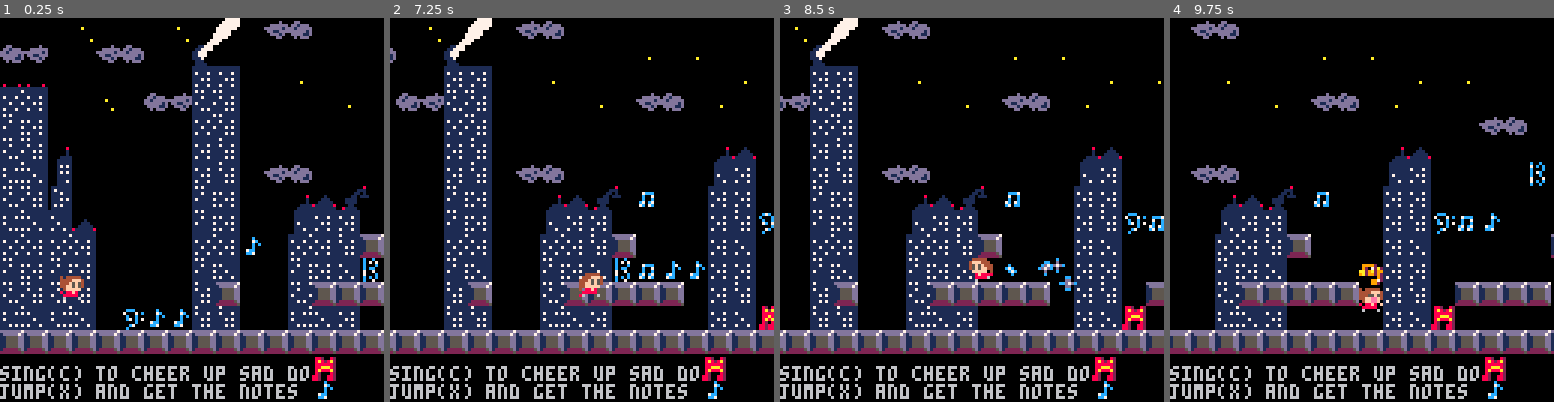
Above: before the commit, frames 1-4 (left to right).
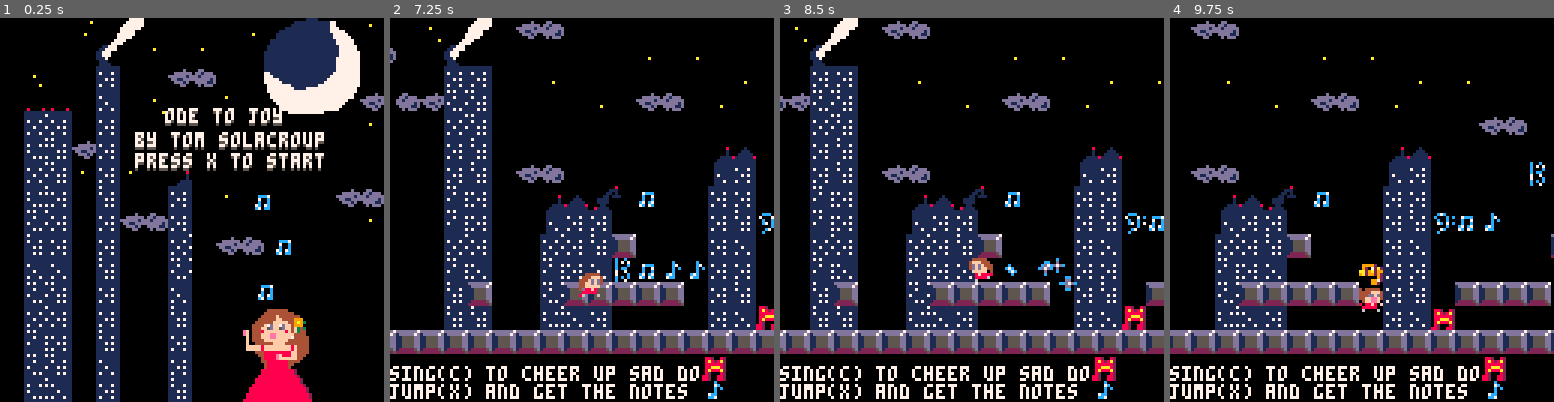
Above: after the commit, the same moments.

Repository: FIXMESTEVE/Ode-to-joy
Game: PICO-8 cartridge odetojoy.p8
The game is run twice, just before and just after one commit, with the same random seed, the same clock (stepped at 60 frames per second) and the same inputs.
Inputs:
- Up to frame 1 (0.25 s): no input
- Up to frame 2 (7.25 s): tap X (X key) at 0.33, 1.07, 1.85, 2.97, 4.08, 5.2, 6.32 s; tap O (Z key) at 0.7, 1.7, 2.1, 2.5, 2.9, 3.3, 3.7, 4.1, 4.5, 4.9, 5.3, 5.7, 6.1, 6.5, 6.9 s; hold Right 1.6-2.1 s; hold Up 2.15-2.42 s; hold Right 2.47-3.03 s; hold Left 3.08-3.58 s; hold Right 4.02-4.68 s; hold Up 4.73-5.03 s; hold Left 5.08-5.68 s; hold Right 6.08-6.58 s; hold Right 6.63-7.13 s; hold Up from 7.18 s (still down)
- Up to frame 3 (8.5 s): tap O (Z key) at 7.3, 7.7, 8.1 s; tap X (X key) at 7.43 s; release Up at 7.45 s; hold Right 7.5-8.07 s; hold Left from 8.12 s (still down)
- Up to frame 4 (9.75 s): tap O (Z key) every 0.4 s from 8.5 to 9.7 s; tap X (X key) at 8.55, 9.67 s; release Left at 8.62 s; hold Right 9.05-9.72 s

The runs differ from the first frame. In frame 1, 55% of the frame differs, in the area x 0-100%, y 0-100%; in frame 2, 2.6%; in frame 3, 2.4%; in frame 4, 2.7%.

Commit message:
added a titlescreen

Diff:
--- a/odetojoy.p8
+++ b/odetojoy.p8
@@ -13,6 +12,32 @@
 --thank you johannes richter
 
 function _init()
+	notex = 85
+
+	a = 1
+	b = 20
+	notey = 90--a*sin(notex/b)
+
+
+ notes={}
+ local n1 = {}
+ local n2 = {}
+ local n3 = {}
+ n1.notex = 85
+ n2.notex = 85
+ n3.notex	= 85
+ n1.notey	= 95
+ n2.notey	= 80
+ n3.notey =	65
+ n1.sprite = 29
+ n2.sprite = 45
+ n3.sprite = 29
+
+	add(notes, n1);
+	add(notes, n2);
+	add(notes, n3);
+
+	titlescreen = true
  winmusic=false
  pat=0 --state timer for player
  at=0 --timer for attack
@@ -34,31 +59,71 @@
  objectives=#actors
 end
 
+function draw_titlescr_note(n)
+	spr(029, n.notex, n.notey)
+end
+
+function update_titlescr_note(n)
+	if(n.notey < 0) n.notey = 95
+	n.notey -=1
+	n.notex += a*sin(n.notey/b)
+end
+
 function _draw()
  cls()
- --draw the world ♥
- map(camerax/8,0,camerax-camerax%8,0,17,17)
-
-
-
- foreach(actors, draw_actor)
-
- --draw the player
- drawhud()
- spr(pspr,px,py,1,1,pdir==-1)
-
- --draw the attack
- if(btn(4))spr(musicnotespr, px, py-8, 1, 1, false)
- if(btn(4) and pdir==1) then
-  spr(aspr, px+8, py, 1, 1, false)
- elseif(btn(4) and pdir==-1) then
-  spr(aspr, px-8, py, 1, 1, true)
- end
-
- foreach(ephem, ephem_update)
+
+ if titlescreen==true then
+	 --draw the title screen
+	 map(112,0,0,0,17,17)
+	 l1x=55
+	 l1y=30
+	 l2x=45
+	 l2y=38
+	 l3x=45
+	 l3y=45
+
+
+		print('ode to joy', l1x, l1y+1,5)
+		print('by tom solacroup', l2x, l2y+1,5)
+		print('press x to start', l3x, l3y+1, 5)
+
+		print('ode to joy', l1x, l1y,7)
+		print('by tom solacroup', l2x, l2y,7)
+		print('press x to start', l3x, l3y, 7)
+
+
+	 foreach(notes, draw_titlescr_note)
+	else
+	 --draw the world ♥
+	 map(camerax/8,0,camerax-camerax%8,0,17,17)
+
+
+
+	 foreach(actors, draw_actor)
+
+	 --draw the player
+	 drawhud()
+	 spr(pspr,px,py,1,1,pdir==-1)
+
+	 --draw the attack
+	 if(btn(4))spr(musicnotespr, px, py-8, 1, 1, false)
+	 if(btn(4) and pdir==1) then
+	  spr(aspr, px+8, py, 1, 1, false)
+	 elseif(btn(4) and pdir==-1) then
+	  spr(aspr, px-8, py, 1, 1, true)
+	 end
+
+	 foreach(ephem, ephem_update)
+	end
 end
 
 function _update()
+
+	if(titlescreen == true) then
+		foreach(notes, update_titlescr_note)
+		if(btn(5)) titlescreen = false
+		return 0
+	end
  b0=btn(0)
  b1=btn(1)
  b2=btn(5) or btn(2)
@@ -217,10 +282,10 @@
   spr(45,camerax+128-8*3,128-(8*1),1,1)
   print("jump(x) and get the notes", camerax, 128-(6*1))
  else
-  if(not winmusic) then
-   sfx(8)
-   winmusic=true
-  end
+ 	if(not winmusic) then
+ 		sfx(8)
+ 		winmusic=true
+ 	end
   print("♪ thank you for playing ♥", camerax, 128-(6*2))
  end
 end
@@ -696,165 +761,165 @@
 0000000000000000000000000000000000000000000000000000000000808080808080000000000000000000008080808080800000000000008080808080800000000000000000000000000000000000000000000000000000000000000000000000000000000000000000000000000000000000000000000000000000000000
 0300000000000000000000000000000000000000000000000000000000000000000000000000000000000000000000000000000000000000000000000000000000000000000000000000000000000000000000000000000000000000000000000000000000000000000000000000000000000000000000000000000000000000
 __map__
-0000004c0000004c4748004e4f000000000000000000000000000000000000000000000000000000004a00000000000000000000000000000000000000000000004a00008c8d8e8f4a00000000000000000000000000000000000000000000000000000000000000000000000000000000000000000000000000000000000000
-4f4e81814e4f818157588181818181004a004a000000000000000000004a000000000000000000000000000000004e4f00004e4f4a0000000000004a0000004a00004a009c9d9e9fa04a000000000000000000000000000000000000000000000000000000000000000000000000000000000000000000000000000000000000
-797900000000000068416f004a000000000000004a004a0000000000000000004e4f00004a000000000000447300004a0000004a0000004e4f00004a0000000000000000acadaeafb00000004e4f0000000000000000000000000000000000000000000000000000000000000000000000000000000000000000000000000000
-40416b6c5c6e4f4e6061000000004a004e4f004a00000000000000004a0000000000000000004a4a000000524100000000000000004a00000000000000391d2d2d000000bcbdbdbfc04a000000000000000000000000000000000000000000000000000000000000000000000000000000000000000000000000000000000000
-50517b7c7d7e6e814061818181818181000000000000004e4f000000000000391d1d2d1d000000004e4f0041410000000000000000000000000000001b00001c00000044440000c0c000004e4f000000000000000000000000000000000000000000000000000000000000000000000000000000000000000000000000000000
-6061440505057e006861000000000000000000447300000000000000000000000000000000000000000000416100000000391d00000000001d0000300000000000000051710000000000000000000000000000000000000000000000000000000000000000000000000000000000000000000000000000000000000000000000
-70714205050505057861004e4f0000000000005241000000003c1d2d1d2d0000000000000000000000000051712d000000002d000000001d0000008080800030000000517100004e4f000000004e4f00000000000000000000000000000000000000000000000000000000000000000000000000000000000000000000000000
-6061629b0505058150418181447345461d00004141000000000000000000008080808000000000001d0000414100001a00192d0000002d00001a30000000808080000051710000000000000000000000000000000000000000000000000000000000000000000000000000000000000000000000000000000000000000000000
-7071727300000000505100005241411b0000004161391d2d0000192a30000000001d000000000000000000416100008080800000003c0000008080737300000000000051710000000000000000000000000000000000000000000000000000000000000000000000000000000000000000000000000000000000000000000000
-404140410000000040512d00404161800000005171000000000080808080000000301c000000001919300051718000000000000000000000800000517100447300000051710000000000000000000000000000000000000000000000000000000000000000000000000000000000000000000000000000000000000000000000
-5051505100000000507100005051713c1d2d2d41410019000000000000000000008080800000008080800041410000000000000000301980000000517100524100000051710000000000000000000000000000000000000000000000000000000000000000000000000000000000000000000000000000000000000000000000
-606160616b6c6d0061808100608080808080004161008080808000000000000000000000000000000000804180003c1d1d1d2d0080808000000000517100517100000051710000000000000000000000000000000000000000000000000000000000000000000000000000000000000000000000000000000000000000000000
-707170717b392d2d616100007071416b7b7b7b5171307b7b7b7b7b391d2d2d1d1d2d1d1d2d1d2d2d2d000051713000000000000000000000000000517100517100000051710000000000000000000000000000000000000000000000000000000000000000000000000000000000000000000000000000000000000000000000
-8080808080808080808080808080808080808080808080808080808080808080808080808080808080808080808080808080808080808080808080808080808080808080808080808000000000000000000000000000000000000000000000000000000000000000000000000000000000000000000000000000000000000000
-7b7b7b7b7b7b7b7b7b7b7b7b7b7b7b7b7b7b7b7b7b7b7b7b7b7b7b0000000000000000000000000000000000000000000000000000000000000000000000000000000000000000000000000000000000000000000000000000000000000000000000000000000000000000000000000000000000000000000000000000000000
-0000000000000000000000000000000000000000000000000000000000000000000000000000000000000000000000000000000000000000000000000000000000000000000000000000000000000000000000000000000000000000000000000000000000000000000000000000000000000000000000000000000000000000
-0000000000000000000000000000000000000000000000000000000000000000000000000000000000000000000000000000000000000000000000000000000000000000000000000000000000000000000000000000000000000000000000000000000000000000000000000000000000000000000000000000000000000000
-0000000000000000000000000000000000000000000000000000000000000000000000000000000000000000000000000000000000000000000000000000000000000000000000000000000000000000000000000000000000000000000000000000000000000000000000000000000000000000000000000000000000000000
-0000000000000000000000000000000000000000000000000000000000000000000000000000000000000000000000000000000000000000000000000000000000000000000000000000000000000000000000000000000000000000000000000000000000000000000000000000000000000000000000000000000000000000
-0000000000000000000000000000000000000000000000000000000000000000000000000000000000000000000000000000000000000000000000000000000000000000000000000000000000000000000000000000000000000000000000000000000000000000000000000000000000000000000000000000000000000000
-0000000000000000000000000000000000000000000000000000000000000000000000000000000000000000000000000000000000000000000000000000000000000000000000000000000000000000000000000000000000000000000000000000000000000000000000000000000000000000000000000000000000000000
-0000000000000000000000000000000000000000000000000000000000000000000000000000000000000000000000000000000000000000000000000000000000000000000000000000000000000000000000000000000000000000000000000000000000000000000000000000000000000000000000000000000000000000
-0000000000000000000000000000000000000000000000000000000000000000000000000000000000000000000000000000000000000000000000000000000000000000000000000000000000000000000000000000000000000000000000000000000000000000000000000000000000000000000000000000000000000000
-0000000000000000000000000000000000000000000000000000000000000000000000000000000000000000000000000000000000000000000000000000000000000000000000000000000000000000000000000000000000000000000000000000000000000000000000000000000000000000000000000000000000000000
-0000000000000000000000000000000000000000000000000000000000000000000000000000000000000000000000000000000000000000000000000000000000000000000000000000000000000000000000000000000000000000000000000000000000000000000000000000000000000000000000000000000000000000
-0000000000000000000000000000000000000000000000000000000000000000000000000000000000000000000000000000000000000000000000000000000000000000000000000000000000000000000000000000000000000000000000000000000000000000000000000000000000000000000000000000000000000000
-0000000000000000000000000000000000000000000000000000000000000000000000000000000000000000000000000000000000000000000000000000000000000000000000000000000000000000000000000000000000000000000000000000000000000000000000000000000000000000000000000000000000000000
-0000000000000000000000000000000000000000000000000000000000000000000000000000000000000000000000000000000000000000000000000000000000000000000000000000000000000000000000000000000000000000000000000000000000000000000000000000000000000000000000000000000000000000
-0000000000000000000000000000000000000000000000000000000000000000000000000000000000000000000000000000000000000000000000000000000000000000000000000000000000000000000000000000000000000000000000000000000000000000000000000000000000000000000000000000000000000000
-0000000000000000000000000000000000000000000000000000000000000000000000000000000000000000000000000000000000000000000000000000000000000000000000000000000000000000000000000000000000000000000000000000000000000000000000000000000000000000000000000000000000000000
-0000000000000000000000000000000000000000000000000000000000000000000000000000000000000000000000000000000000000000000000000000000000000000000000000000000000000000000000000000000000000000000000000000000000000000000000000000000000000000000000000000000000000000
-0000000000000000000000000000000000000000000000000000000000000000000000000000000000000000000000000000000000000000000000000000000000000000000000000000000000000000000000000000000000000000000000000000000000000000000000000000000000000000000000000000000000000000
-…(130 lines of a section not shown)…
+0000004c0000004c4748004e4f000000000000000000000000000000000000000000000000000000004a00000000000000000000000000000000000000000000004a00008c8d8e8f4a0000000000000000000000000000000000000000000000000000000000000000000000000000000000005d4748490000004a8c8d8e8f4d
+4f4e81814e4f818157588181818181004a004a000000000000000000004a000000000000000000000000000000004e4f00004e4f4a0000000000004a0000004a00004a009c9d9e9fa04a0000000000000000000000000000000000000000000000000000000000000000000000004e4f0000000057584d004d00009c9d9e9f00
+797900000000000068416f004a000000000000004a004a0000000000000000004e4f00004a000000000000447300004a0000004a0000004e4f00004a0000000000000000acadaeafb00000004e4f00000000000000000000000000000000000000000000000000000000000000000000005c00005100004e4f0000acadaeaf00
+40416b6c5c6e4f4e6061000000004a004e4f004a00000000000000004a0000000000000000004a4a000000524100000000000000004a00000000000000391d2d2d000000bcbdbdbfc04a00000000000000000000000000000000000000000000000000000000000000000000000000000079790071004c00004d00bcbdbebf4e
+50517b7c7d7e6e814061818181818181000000000000004e4f000000000000391d1d2d1d000000004e4f0041410000000000000000000000000000001b00001c00000044440000c0c000004e4f00000000000000000000000000000000000000000000000000000000000000000000000040510051000000000000000000004b
+6061440505057e006861000000000000000000447300000000000000000000000000000000000000000000416100000000391d00000000001d000030000000000000005171000000000000000000000000000000000000000000000000000000000000000000000000000000000000000070614e410000000000000000000000
+70714205050505057861004e4f0000000000005241000000003c1d2d1d2d0000000000000000000000000051712d000000002d000000001d0000008080800030000000517100004e4f000000004e4f0000000000000000000000000000000000000000000000000000000000000000000040614b514b00440000000000000000
+6061629b0505058150418181447345461d00004141000000000000000000008080808000000000001d0000414100001a00192d0000002d00001a3000000080808000005171000000000000000000000000000000000000000000000000000000000000000000000000000000000000000070410061000041004b000000004e4f
+7071727300000000505100005241411b0000004161391d2d0000192a30000000001d000000000000000000416100008080800000003c0000008080737300000000000051710000000000000000000000000000000000000000000000000000000000000000000000000000000000000000605100514e4f51000000000000004b
+404140410000000040512d00404161800000005171000000000080808080000000301c00000000191930005171800000000000000000000080000051710044730000005171000000000000000000000000000000000000000000000000000000000000000000000000000000000000000061410041000053004e4f0000000000
+5051505100000000507100005051713c1d2d2d41410019000000000000000000008080800000008080800041410000000000000000301980000000517100524100000051710000000000000000000000000000000000000000000000000000000000000000000000000000000000000000717100610000630000000000000000
+606160616b6c6d0061808100608080808080004161008080808000000000000000000000000000000000804180003c1d1d1d2d0080808000000000517100517100000051710000000000000000000000000000000000000000000000000000000000000000000000000000000000000000606100410000710000000000000000
+707170717b392d2d616100007071416b7b7b7b5171307b7b7b7b7b391d2d2d1d1d2d1d1d2d1d2d2d2d000051713000000000000000000000000000517100517100000051710000000000000000000000000000000000000000000000000000000000000000000000000000000000000000404100510000610000848586000000
+8080808080808080808080808080808080808080808080808080808080808080808080808080808080808080808080808080808080808080808080808080808080808080808080808000000000000000000000000000000000000000000000000000000000000000000000000000000000505100610000410000949596000000
+7b7b7b7b7b7b7b7b7b7b7b7b7b7b7b7b7b7b7b7b7b7b7b7b7b7b7b0000000000000000000000000000000000000000000000000000000000000000000000000000000000000000000000000000000000000000000000000000000000000000000000000000000000000000000000000000606100710000510000a4a5a6000000
+0000000000000000000000000000000000000000000000000000000000000000000000000000000000000000000000000000000000000000000000000000000000000000000000000000000000000000000000000000000000000000000000000000000000000000000000000000000000707100410000610000b4b5b6000000
+0000000000000000000000000000000000000000000000000000000000000000000000000000000000000000000000000000000000000000000000000000000000000000000000000000000000000000000000000000000000000000000000000000000000000000000000000000000000000000000000000000000000000000
+0000000000000000000000000000000000000000000000000000000000000000000000000000000000000000000000000000000000000000000000000000000000000000000000000000000000000000000000000000000000000000000000000000000000000000000000000000000000000000000000000000000000000000
+0000000000000000000000000000000000000000000000000000000000000000000000000000000000000000000000000000000000000000000000000000000000000000000000000000000000000000000000000000000000000000000000000000000000000000000000000000000000000000000000000000000000000000
+0000000000000000000000000000000000000000000000000000000000000000000000000000000000000000000000000000000000000000000000000000000000000000000000000000000000000000000000000000000000000000000000000000000000000000000000000000000000000000000000000000000000000000
+0000000000000000000000000000000000000000000000000000000000000000000000000000000000000000000000000000000000000000000000000000000000000000000000000000000000000000000000000000000000000000000000000000000000000000000000000000000000000000000000000000000000000000
+0000000000000000000000000000000000000000000000000000000000000000000000000000000000000000000000000000000000000000000000000000000000000000000000000000000000000000000000000000000000000000000000000000000000000000000000000000000000000000000000000000000000000000
+0000000000000000000000000000000000000000000000000000000000000000000000000000000000000000000000000000000000000000000000000000000000000000000000000000000000000000000000000000000000000000000000000000000000000000000000000000000000000000000000000000000000000000
+0000000000000000000000000000000000000000000000000000000000000000000000000000000000000000000000000000000000000000000000000000000000000000000000000000000000000000000000000000000000000000000000000000000000000000000000000000000000000000000000000000000000000000
+0000000000000000000000000000000000000000000000000000000000000000000000000000000000000000000000000000000000000000000000000000000000000000000000000000000000000000000000000000000000000000000000000000000000000000000000000000000000000000000000000000000000000000
+0000000000000000000000000000000000000000000000000000000000000000000000000000000000000000000000000000000000000000000000000000000000000000000000000000000000000000000000000000000000000000000000000000000000000000000000000000000000000000000000000000000000000000
+0000000000000000000000000000000000000000000000000000000000000000000000000000000000000000000000000000000000000000000000000000000000000000000000000000000000000000000000000000000000000000000000000000000000000000000000000000000000000000000000000000000000000000
+0000000000000000000000000000000000000000000000000000000000000000000000000000000000000000000000000000000000000000000000000000000000000000000000000000000000000000000000000000000000000000000000000000000000000000000000000000000000000000000000000000000000000000
+0000000000000000000000000000000000000000000000000000000000000000000000000000000000000000000000000000000000000000000000000000000000000000000000000000000000000000000000000000000000000000000000000000000000000000000000000000000000000000000000000000000000000000
+0000000000000000000000000000000000000000000000000000000000000000000000000000000000000000000000000000000000000000000000000000000000000000000000000000000000000000000000000000000000000000000000000000000000000000000000000000000000000000000000000000000000000000
+0000000000000000000000000000000000000000000000000000000000000000000000000000000000000000000000000000000000000000000000000000000000000000000000000000000000000000000000000000000000000000000000000000000000000000000000000000000000000000000000000000000000000000
+0000000000000000000000000000000000000000000000000000000000000000000000000000000000000000000000000000000000000000000000000000000000000000000000000000000000000000000000000000000000000000000000000000000000000000000000000000000000000000000000000000000000000000
+…(130 lines of a section not shown)…
Not shown, changed: 35 lines of the sprite sheet (__gfx__) section of odetojoy.p8
